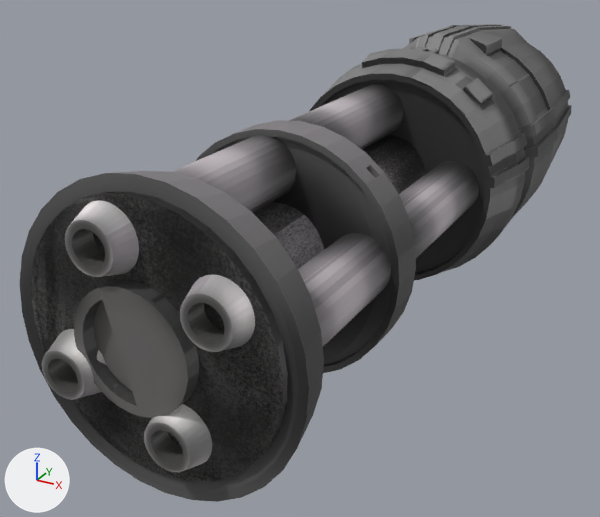
What one commit did to the glTF model entities/weapons/ranged_weapons/ranged_weapon_models/minigun/art/minigun.glb.
Camera for both pictures: a camera (50 mm lens) standing at (1.3, -3.55, 1.12) and looking at (-0.26, -0.72, -0.3). The lights are fixed; the arrows at lower left show +X, +Y and +Z.
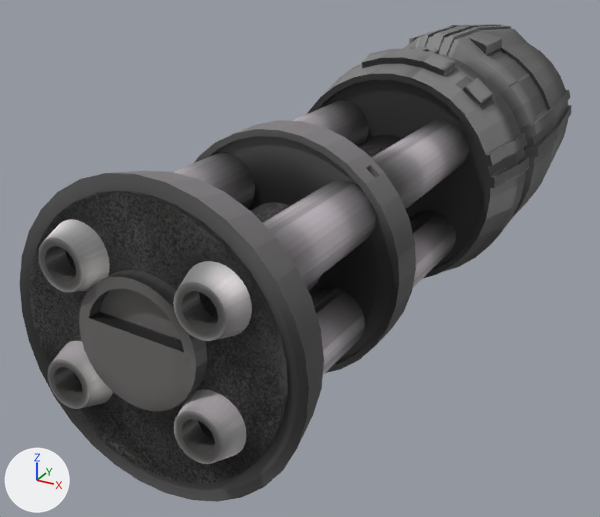
What differs and where, as boxes (x1, y1, x2, y2) in the pictures (600 x 517 px):
```json
{"object": "Cylinder.008", "change": "turned", "before": [31, 192, 288, 482], "after": [30, 190, 288, 484]}
{"object": "Cylinder.005", "change": "turned", "before": [172, 84, 479, 346], "after": [174, 100, 469, 374]}
{"object": "Cylinder.007", "change": "turned", "before": [42, 200, 255, 472], "after": [39, 219, 252, 464]}
{"object": "Cylinder.002", "change": "unchanged, covered by the edit", "before": [253, 135, 426, 269], "after": [250, 135, 415, 291]}
```

Scene script edits in JSON lines:
```json
{"op": "set", "path": "ob_cylinder_005.rotation_euler", "old": "(1.566, 0.675, 0.0)", "new": "(1.566, 0.0614, 0.0)", "note": "degrees (90, 39, 0) -> degrees (90, 3.5, 0)"}
{"op": "set", "path": "ob_cylinder_007.rotation_euler", "old": "(1.566, 1.916, 0.0)", "new": "(1.566, 0.0614, 0.0)", "note": "degrees (90, 110, 0) -> degrees (90, 3.5, 0)"}
{"op": "set", "path": "ob_cylinder_008.rotation_euler", "old": "(-1.586, -1.845, 0.0)", "new": "(-1.586, 0.0614, 0.0)", "note": "degrees (-91, -106, 0) -> degrees (-91, 3.5, 0)"}
```
